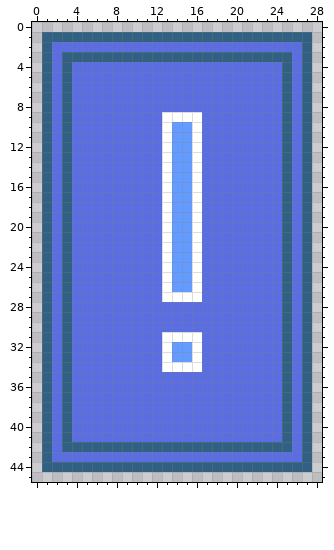
Pixel-art file, stored at Assets/AnimationImporter-master/UI_Launch_btn.ase. The picture above is the old version.
29x46 pixels, 1 frame.
The result:
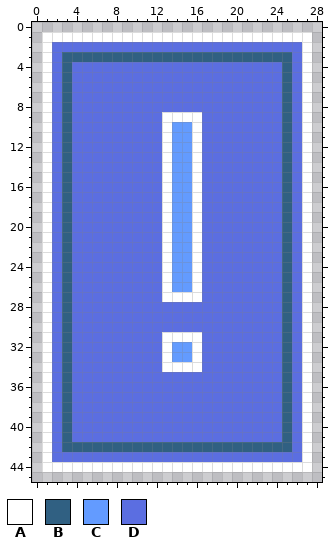
Palette (. is transparent): A #ffffff  B #306082  C #639bff  D #5b6ee1
What changed:
layer "launch" added
layer "Layer 1" removed
Layer "launch":
y 1: x 1..27 BBBBBBBBBBBBBBBBBBBBBBBBBBB -> AAAAAAAAAAAAAAAAAAAAAAAAAAA
y 2..43: x 1 B -> A; x 27 B -> A
y 44: x 1..27 BBBBBBBBBBBBBBBBBBBBBBBBBBB -> AAAAAAAAAAAAAAAAAAAAAAAAAAA
Changed places in both pictures, as pixel boxes (x1, y1, x2, y2):
changed: (42, 32, 312, 472)
